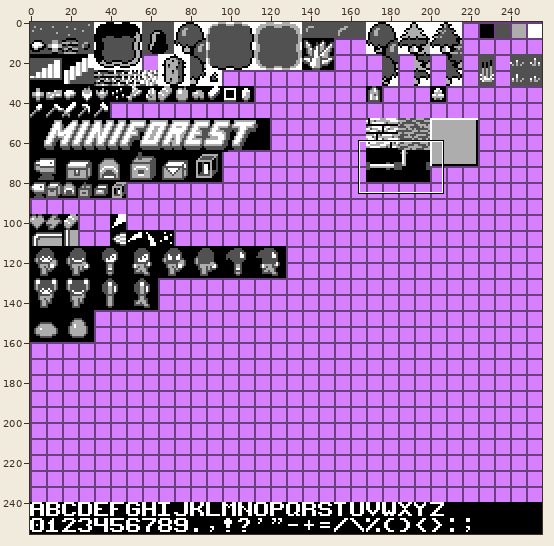
Sprite sheet, stored at res/icons.png. Above: a wide view before the commit, with the close-up outlined.
Close-up. Before the commit:
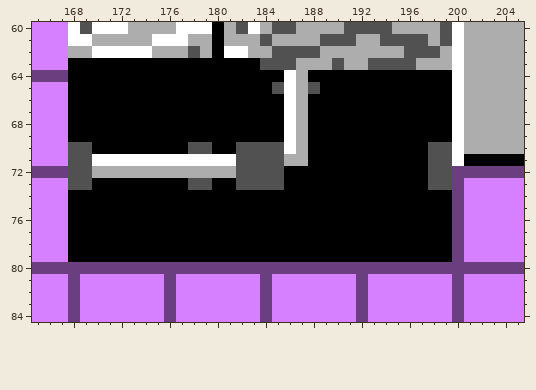
The file is 256x256 pixels. Colours within 5 levels of each other are drawn and written as one. Shown: x 165..205, y 60..84.
The result:
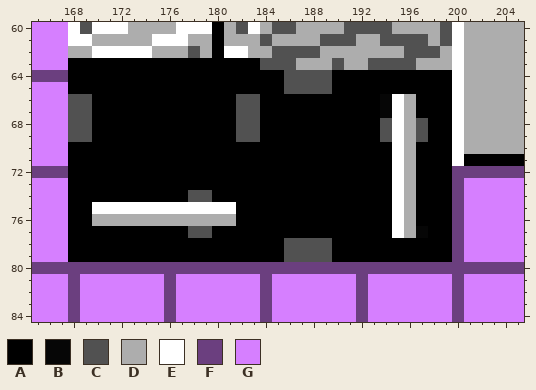
Palette (. is transparent): A #000000  B #060606  C #515151  D #adadad  E #ffffff  F #6b3f7f  G #d67fff
Edits made:
Changed rows in their new state; - is an unchanged pixel.
first column x 168:
64 ------------------CCCC----------
65 -----------------ACC-C----------
66 CC------------CC--AA------BED---
67 CC------------CC--AA------BED---
68 CC------------CC--AA------CEDC--
69 CC------------CC--AA------CEDC--
70 AA--------AA--AAAAAA-------ED-AA
71 AAAAAAAAAAAAAAAAAAAA-------ED-AA
72 AAAAAAAAAAAAAAAAAA---------ED-AA
73 AA--------AA--AAAA---------ED-AA
74 ----------CC---------------ED---
75 --EEEEEEEEEEEE-------------ED---
76 --DDDDDDDDDDDD-------------ED---
77 ----------CC---------------EDB--
78 ------------------CCCC----------
79 ------------------CCCC----------
Pixel boxes of the changes (left, top, right, bottom) in both close-ups:
changed: (68, 70, 452, 238)
changed: (284, 238, 332, 262)
